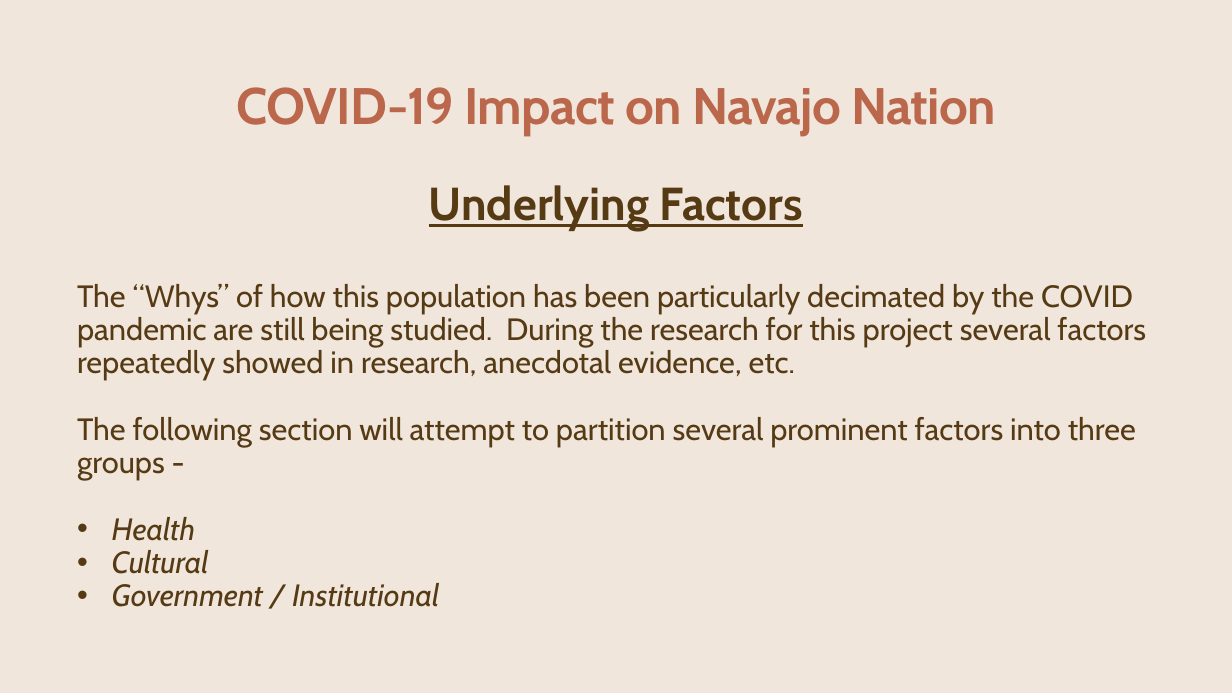
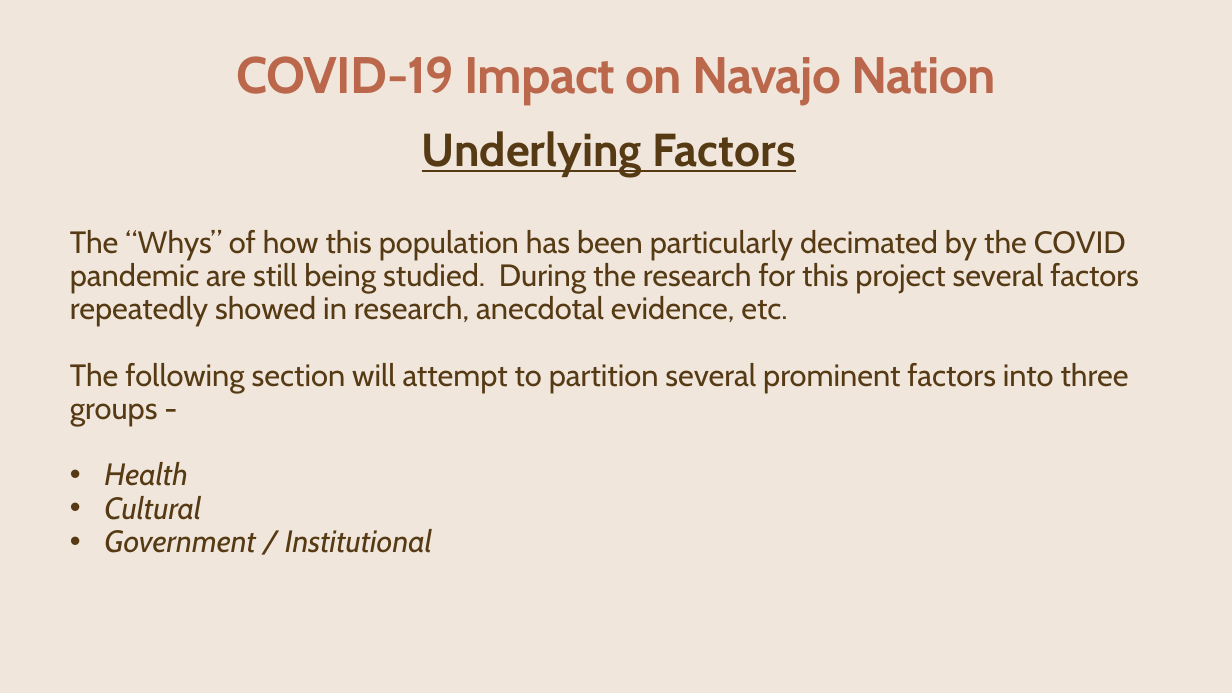
Before and after one commit to CCostenbader/Covid-19-effects-on-the-Navajo-Nation-Indian-Tribe, a slide deck: slide 23 of FinalPPMatt.pptx. Drawn at 1232x693 pixels with LibreOffice and Linux fonts; fonts in the diff are those of the drawing; background and template pictures are left out. Boxes give left, top, right and bottom in pixels: in the first picture for what was removed or moved away, otherwise in the second. Text is boxed around its words. In the diff, an @@ line names an element or a change of style, - is before the commit and + after.

```diff
--- a/FinalPPMatt.pptx
+++ b/FinalPPMatt.pptx
@@ title "COVID-19 Impact on Navajo Nation": place and size @@
-title "COVID-19 Impact on Navajo Nation" at (236, 87, 996, 135)
+title "COVID-19 Impact on Navajo Nation" at (236, 56, 996, 104)
@@ text "Underlying Factors": place and size @@
-text "Underlying Factors" at (77, 185, 1146, 607)
+text "Underlying Factors" at (70, 131, 1139, 553)
```
Also in this commit, not shown: 7 other slides changed.
